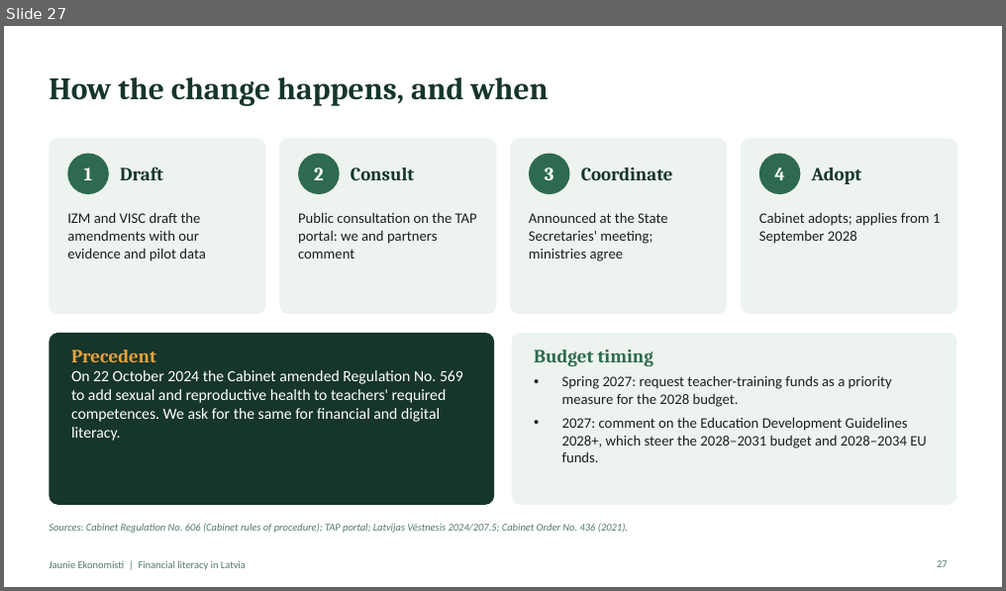
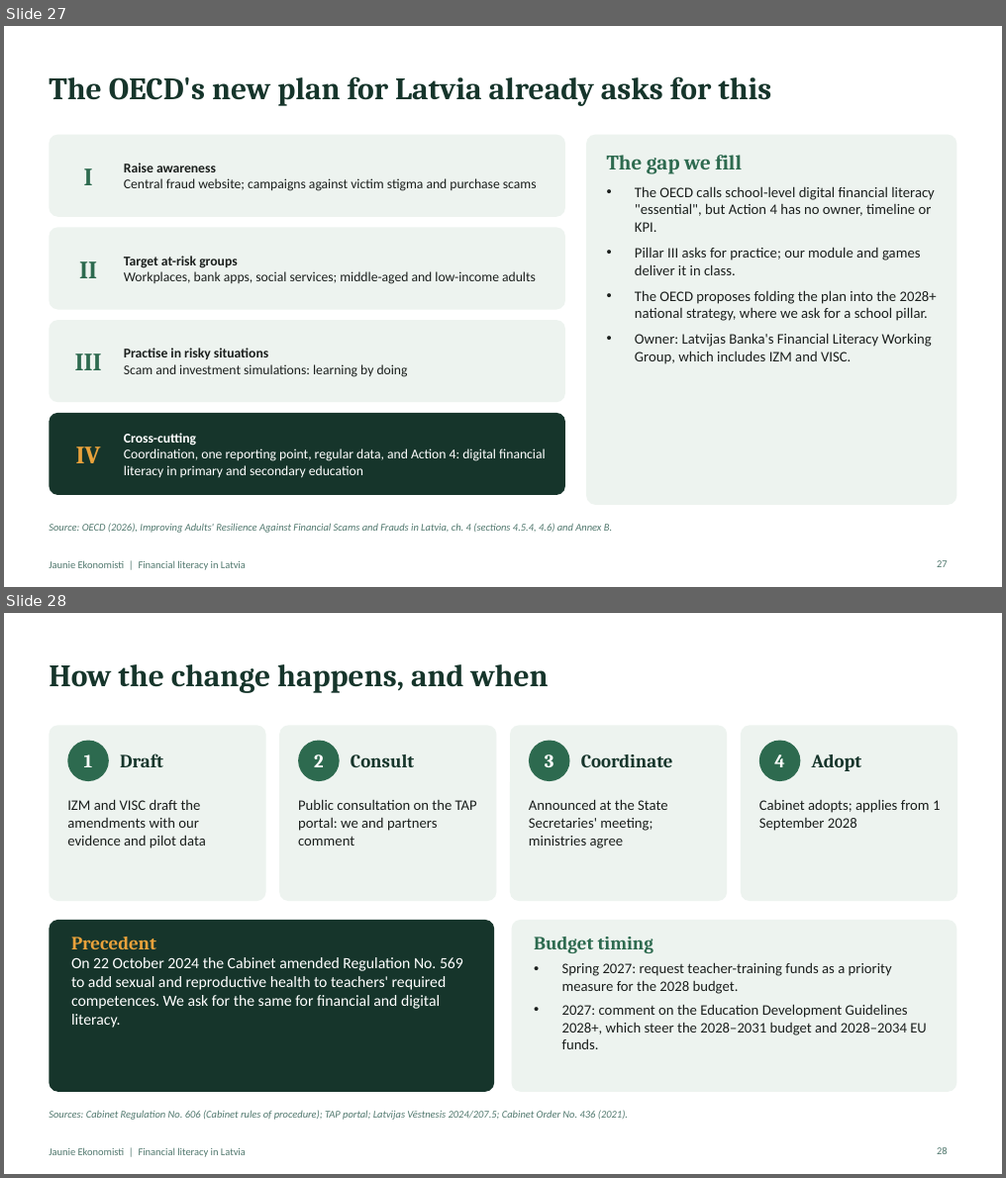
Before and after one commit to ArtisLV890/Elective-Impact-Making-for-the-Competitiveness-and-Data-Driven-Decisions-2026-2027, a slide deck: financial-literacy/presentation/Financial literacy in Latvia - presentation.pptx. Shown one above the other, each under a label of ours: slide 27 before the commit, slides 27 and 28 after it. The pictures are 1006x591 and 1006x1178 pixels, drawn with LibreOffice and Linux fonts; fonts in the diff are those of the drawing. Boxes give left, top, right and bottom in pixels: in the first picture for what was removed or moved away, otherwise in the second. Text is boxed around its words. In the diff, an @@ line names an element or a change of style, - is before the commit and + after.

```diff
--- a/financial-literacy/presentation/Financial literacy in Latvia - presentation.pptx
+++ b/financial-literacy/presentation/Financial literacy in Latvia - presentation.pptx
@@ slide 27 added at [4, 26, 1002, 587], background #FFFFFF; not listed: 1 template element that a slide beside it also shows @@
@@ title added at [49, 76, 771, 106], 30 pt, text #16352B, bold @@
+The OECD's new plan for Latvia already asks for this
@@ rounded rectangle added at [49, 135, 565, 217], fill #EDF3EF @@
@@ rounded rectangle added at [586, 135, 957, 505], fill #EDF3EF @@
@@ text added at [84, 169, 93, 185], 24 pt, text #2D6A4F, bold @@
+I
@@ text added at [124, 163, 537, 191], 13 pt, text #1B1F1D @@
+Raise awareness
+Central fraud website; campaigns against victim stigma and purchase scams
@@ text added at [607, 155, 937, 365], 14 pt, text #1B1F1D @@
+The gap we fill
+• The OECD calls school-level digital financial literacy "essential", but Action 4 has no owner, timeline or KPI.
+• Pillar III asks for practice; our module and games deliver it in class.
+• The OECD proposes folding the plan into the 2028+ national strategy, where we ask for a school pillar.
+• Owner: Latvijas Banka's Financial Literacy Working Group, which includes IZM and VISC.
@@ rounded rectangle added at [49, 227, 565, 310], fill #EDF3EF @@
@@ text added at [79, 262, 97, 278], 24 pt, text #2D6A4F, bold @@
+II
@@ text added at [124, 256, 536, 284], 13 pt, text #1B1F1D @@
+Target at-risk groups
+Workplaces, bank apps, social services; middle-aged and low-income adults
@@ rounded rectangle added at [49, 320, 565, 402], fill #EDF3EF @@
@@ text added at [124, 348, 408, 377], 13 pt, text #1B1F1D @@
+Practise in risky situations
+Scam and investment simulations: learning by doing
@@ text added at [75, 354, 102, 371], 24 pt, text #2D6A4F, bold @@
+III
@@ rounded rectangle added at [49, 413, 565, 495], fill #16352B @@
@@ text added at [124, 433, 546, 478], 13 pt, text #FFFFFF @@
+Cross-cutting
+Coordination, one reporting point, regular data, and Action 4: digital financial literacy in primary and secondary education
@@ text added at [76, 447, 101, 464], 24 pt, text #E9A23B, bold @@
+IV
@@ text added at [49, 523, 612, 533], 10 pt, text #52796F, italic @@
+Source: OECD (2026), Improving Adults' Resilience Against Financial Scams and Frauds in Latvia, ch. 4 (sections 4.5.4, 4.6) and Annex B.
@@ page number added at [937, 561, 947, 568], 10 pt, text #52796F @@
+27
@@ what was slide 27 is now slide 28 @@
@@ page number at [937, 1148, 947, 1155]: text changed @@
-27
+28
```
Also in this commit, not shown: 3 slides changed, 7 other files.
